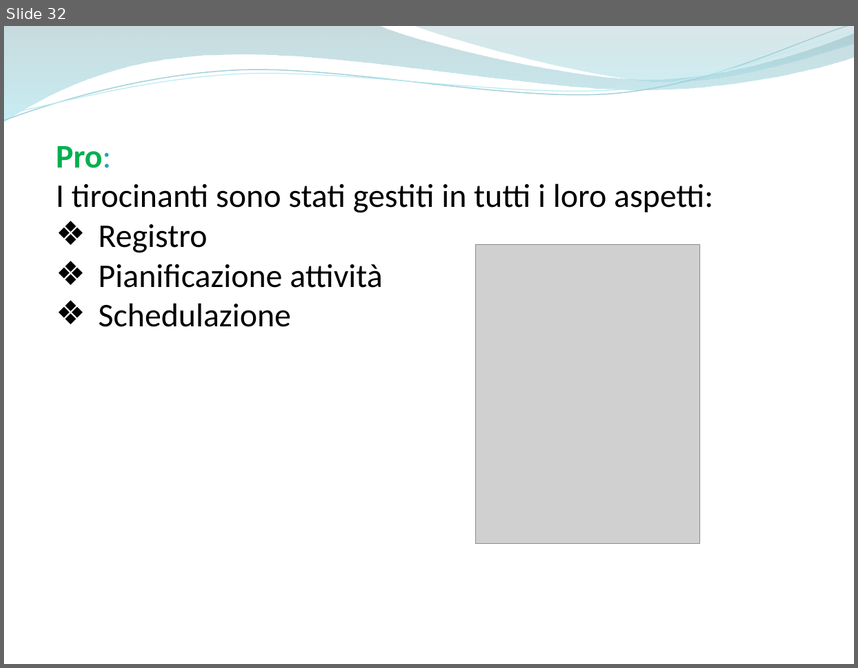
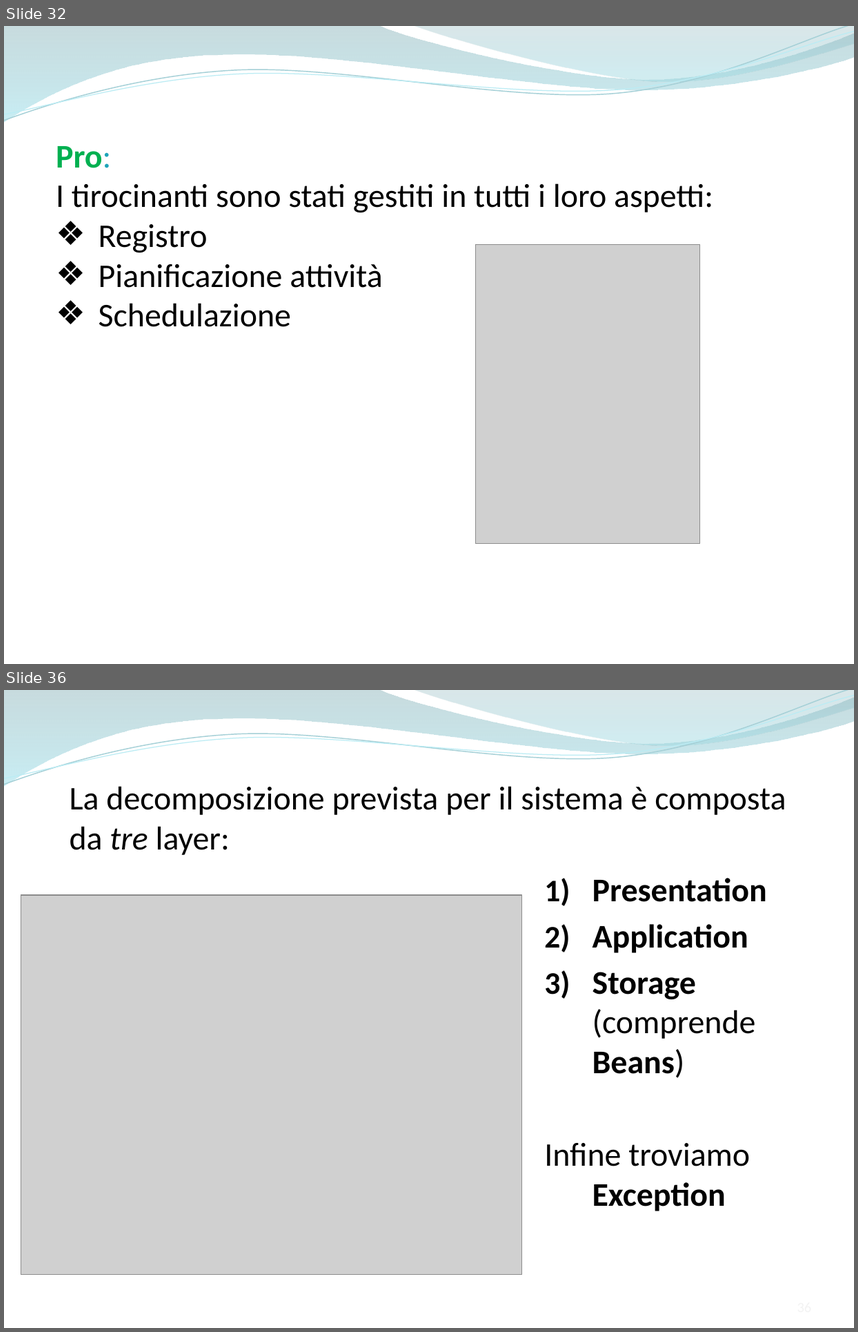
Before and after one commit to ammirate/at-silo, a slide deck: Presentazione/Atsilo2/Atsilo_M_PresentazioneFinale.pptx. Shown one above the other, each under a label of ours: slide 32 before the commit, slides 32 and 36 after it; the slides between them are not shown. The pictures are 858x668 and 858x1332 pixels, drawn with LibreOffice and Linux fonts; fonts in the diff are those of the drawing; grey boxes stand for pictures. Boxes give left, top, right and bottom in pixels: in the first picture for what was removed or moved away, otherwise in the second. Text is boxed around its words. In the diff, an @@ line names an element or a change of style, - is before the commit and + after.

```diff
--- a/Presentazione/Atsilo2/Atsilo_M_PresentazioneFinale.pptx
+++ b/Presentazione/Atsilo2/Atsilo_M_PresentazioneFinale.pptx
@@ slide 36 added at bbox=[4, 690, 854, 1328], background #FFFFFF; not listed: 4 template elements that a slide beside it also shows @@
@@ text added at bbox=[70, 786, 786, 855], 28 pt, text #000000 @@
+La decomposizione prevista per il sistema è composta da tre layer:
@@ picture added at bbox=[21, 895, 522, 1274] @@
@@ text added at bbox=[544, 878, 767, 1211], 28 pt, text #000000, bold @@
+1) Presentation
+2) Application
+3) Storage (comprende Beans)
+Infine troviamo Exception
```
Also in this commit, not shown: 7 slides changed, 8 other slides added, 1 slide removed.
